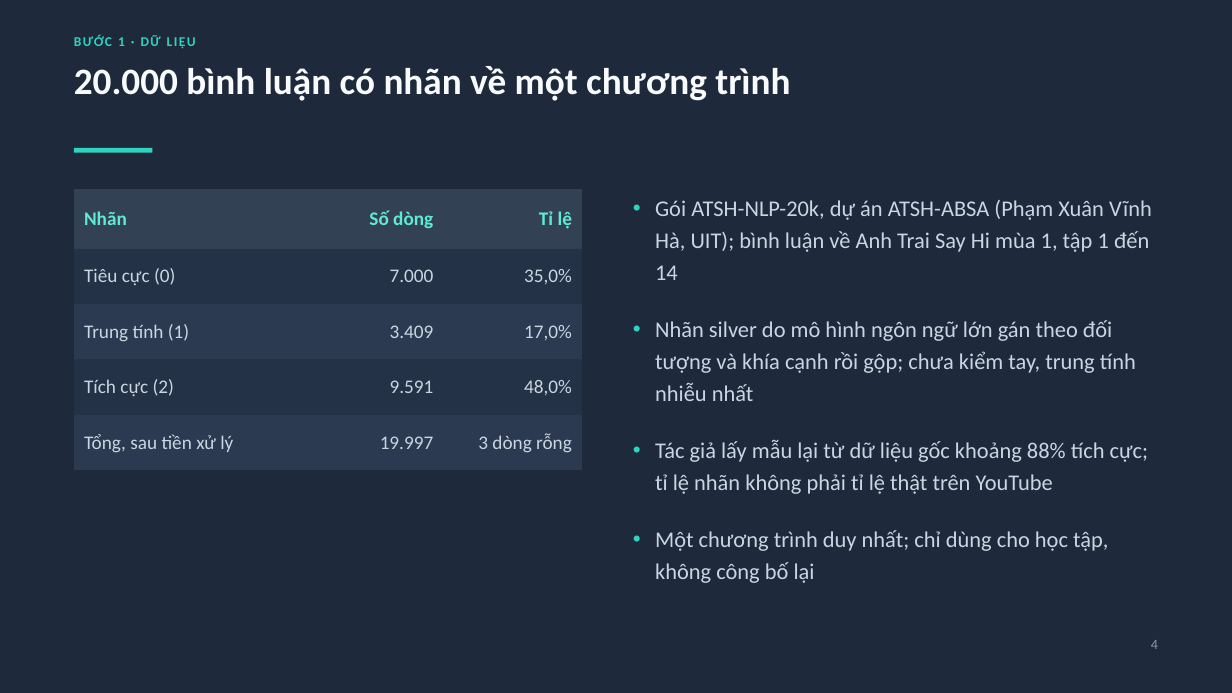
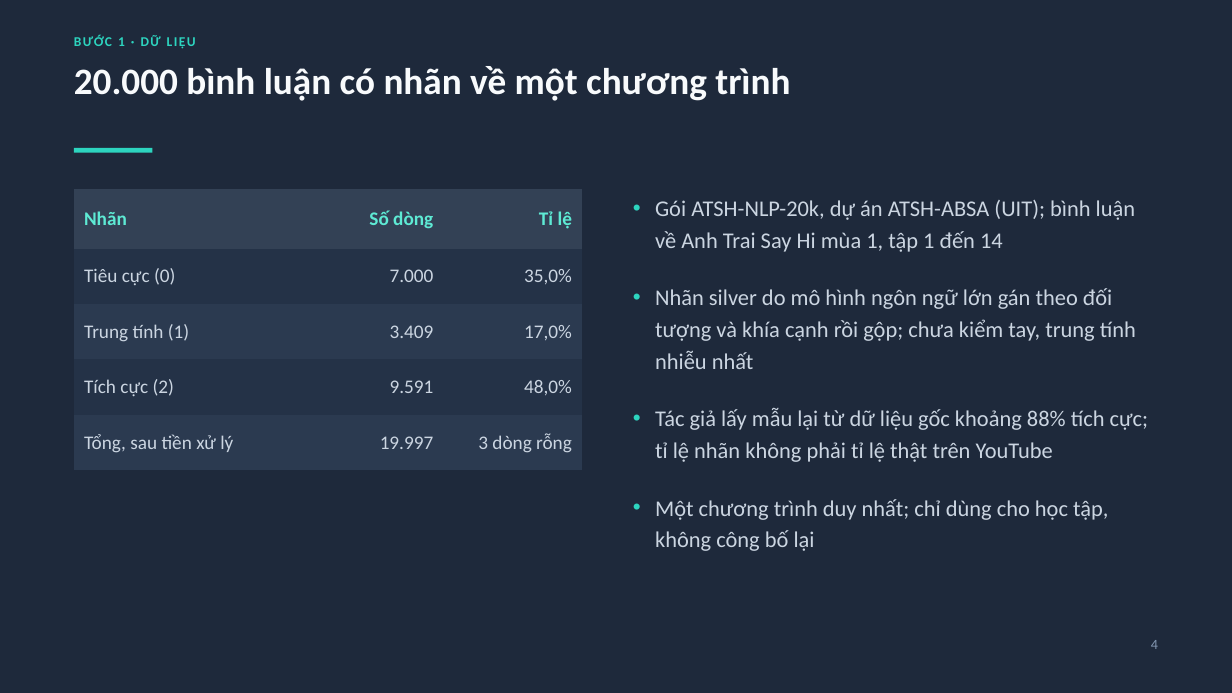
Before and after one commit to Phuhieu24/NLP_PhanTichBinhLuanYoutube, a slide deck: slide 4 of report/CS221_Xử-Lý-NNTN_slide.pptx. Drawn at 1232x693 pixels with LibreOffice and Linux fonts; fonts in the diff are those of the drawing. Boxes give left, top, right and bottom in pixels: in the first picture for what was removed or moved away, otherwise in the second. Text is boxed around its words. In the diff, an @@ line names an element or a change of style, - is before the commit and + after.

```diff
--- a/report/CS221_Xử-Lý-NNTN_slide.pptx
+++ b/report/CS221_Xử-Lý-NNTN_slide.pptx
@@ text at bbox=[655, 200, 1135, 252]: text changed @@
-• Gói ATSH-NLP-20k, dự án ATSH-ABSA (Phạm Xuân Vĩnh Hà, UIT); bình luận về Anh Trai Say Hi mùa 1, tập 1 đến 14
+• Gói ATSH-NLP-20k, dự án ATSH-ABSA (UIT); bình luận về Anh Trai Say Hi mùa 1, tập 1 đến 14
```
Also in this commit, not shown: 3 other slides changed, 2 slides added, 2 slides removed, 13 other files.
